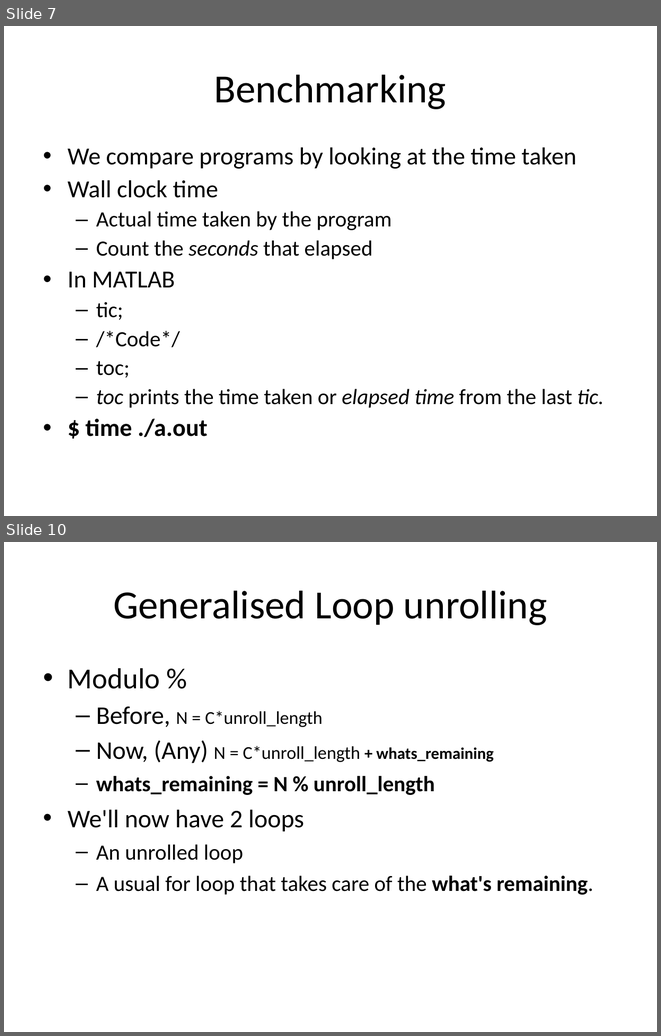
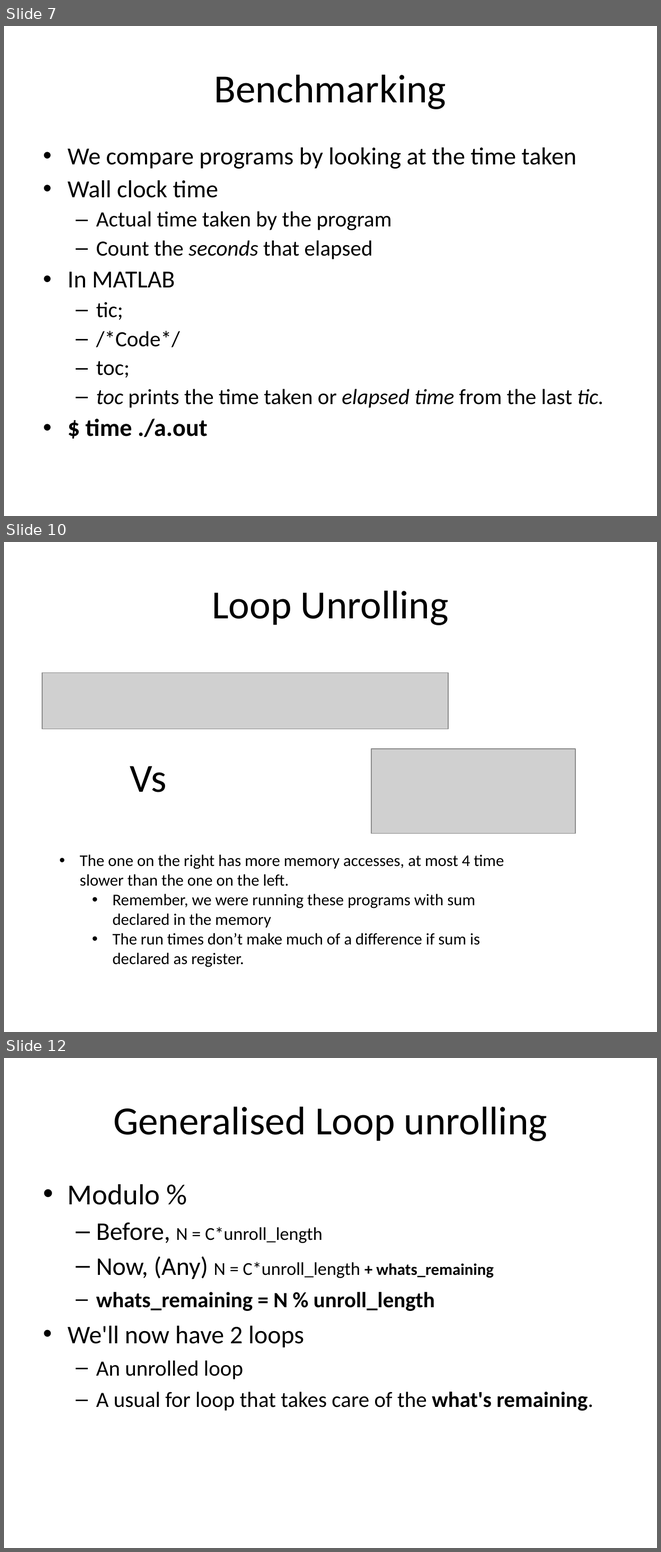
Before and after one commit to singam-sanjay/ACM-BPHC_IntroToParProg, a slide deck: Presentations/Summation.ppt. Shown one above the other, each under a label of ours: slides 7 and 10 before the commit, slides 7, 10 and 12 after it; the slides between them are not shown. The pictures are 661x1036 and 661x1552 pixels, drawn with LibreOffice and Linux fonts; fonts in the diff are those of the drawing; grey boxes stand for pictures. Boxes give left, top, right and bottom in pixels: in the first picture for what was removed or moved away, otherwise in the second. Text is boxed around its words. In the diff, an @@ line names an element or a change of style, - is before the commit and + after.

```diff
--- a/Presentations/Summation.ppt
+++ b/Presentations/Summation.ppt
@@ slide 10 added at bbox=[4, 542, 657, 1032], background #FFFFFF @@
@@ title added at bbox=[212, 590, 449, 625], 44 pt, text #000000 @@
+Loop Unrolling
@@ picture added at bbox=[42, 672, 448, 729] @@
@@ picture added at bbox=[372, 749, 575, 833] @@
@@ text added at bbox=[130, 766, 167, 792], 44 pt, text #000000 @@
+Vs
@@ text added at bbox=[80, 854, 504, 967], 18 pt, text #000000 @@
+• The one on the right has more memory accesses, at most 4 time slower than the one on the left.
+  • Remember, we were running these programs with sum declared in the memory
+  • The run times don’t make much of a difference if sum is declared as register.
@@ what was slide 10 is now slide 12 @@
```
Also in this commit, not shown: 2 slides changed, 1 other slide added, 4 other files.
